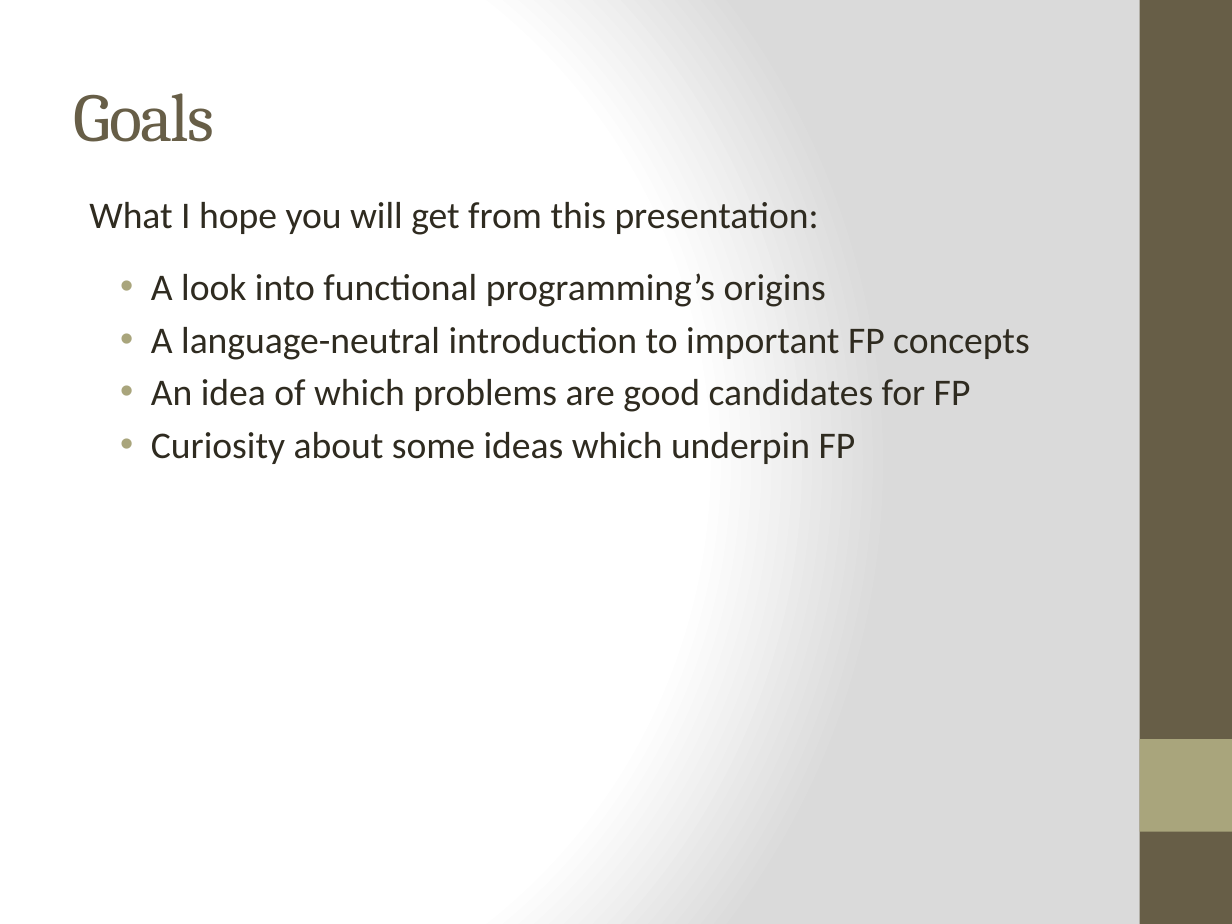
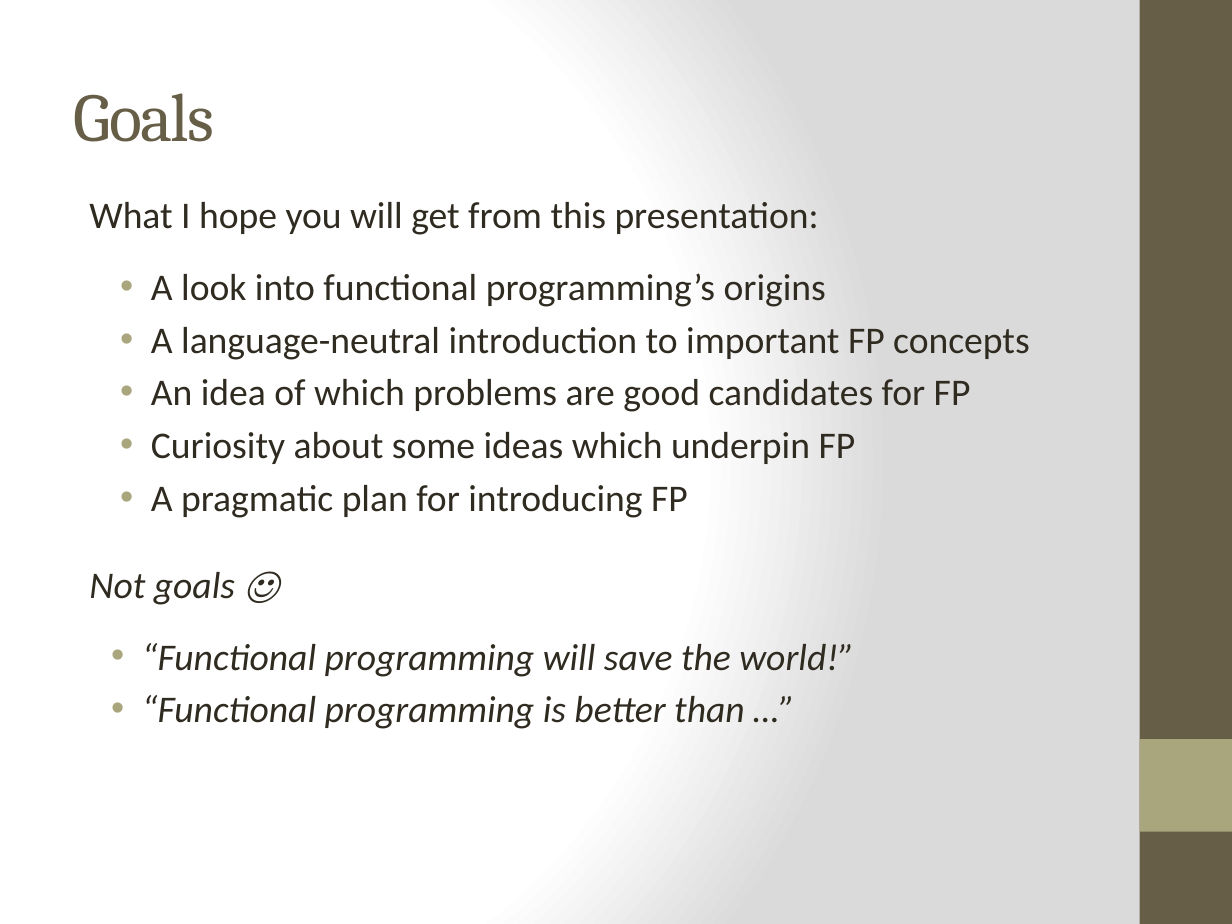
Before and after one commit to bjhartin/FoundationsOfFunctionalProgramming, a slide deck: slide 2 of FoundationsOfFunctionalProgramming.pptx. Drawn at 1232x924 pixels with LibreOffice and Linux fonts; fonts in the diff are those of the drawing. Boxes give left, top, right and bottom in pixels: in the first picture for what was removed or moved away, otherwise in the second. Text is boxed around its words. In the diff, an @@ line names an element or a change of style, - is before the commit and + after.

```diff
--- a/FoundationsOfFunctionalProgramming.pptx
+++ b/FoundationsOfFunctionalProgramming.pptx
@@ text at (151,485,688,518): paragraph added @@
+• A pragmatic plan for introducing FP
@@ text added at (89,572,235,605), 22 pt, text #2F2B20, italic @@
+Not goals ☺
@@ text added at (142,643,854,729), 22 pt, text #2F2B20, italic @@
+• “Functional programming will save the world!”
+• “Functional programming is better than …”
```
Also in this commit, not shown: 4 other slides changed, 2 slides added, 1 other file.
